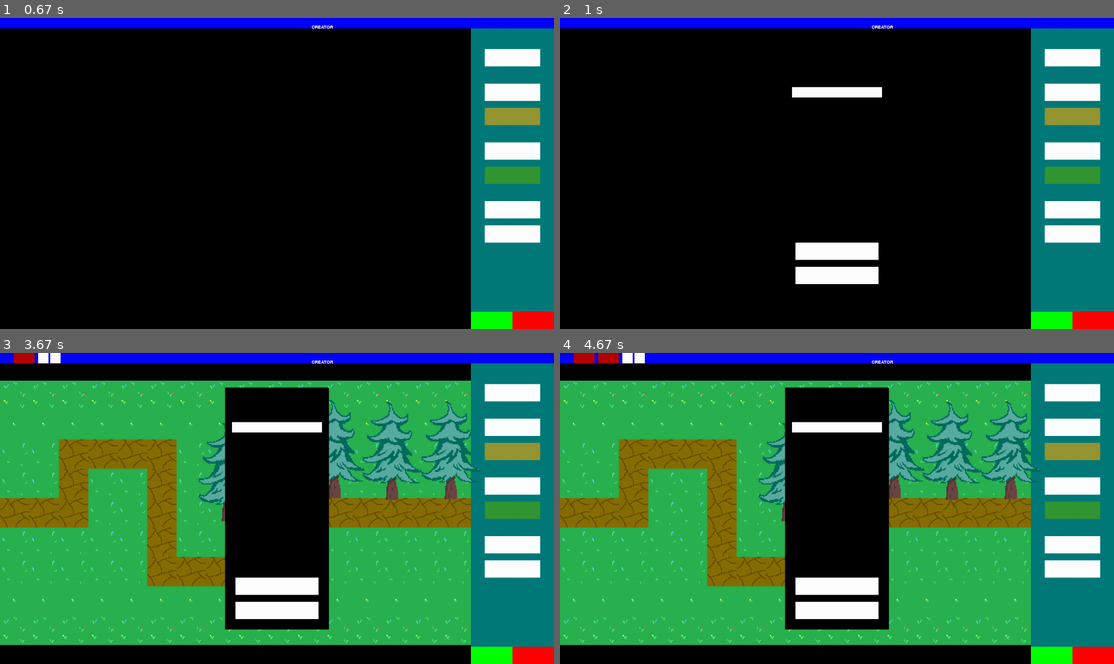
Above: before the commit, frames 1-4 (two rows, left to right).
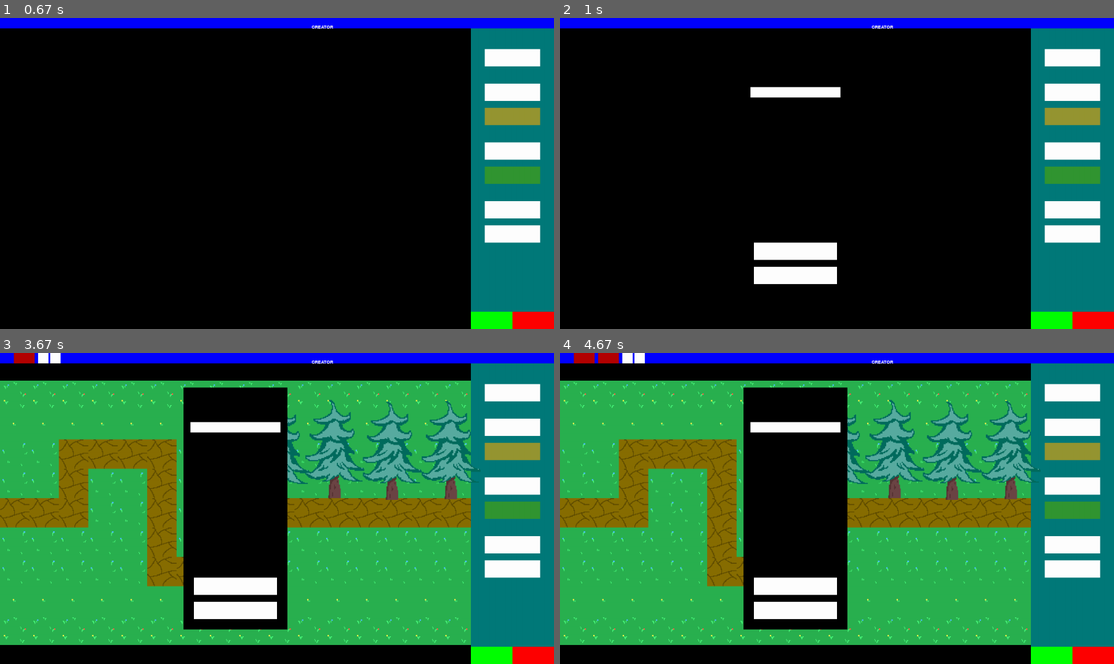
Above: after the commit, the same moments.

Repository: Markuss2b/td
Game: pygame game, started from main.py
Two runs of this game, one before a commit and one after it. Both use one fixed random seed, a clock stepped at 60 frames per second and the inputs below.
Inputs (mouse positions are in pixels of both pictures, inside the frame that each line leads up to):
- Up to frame 1 (0.67 s): click (33, 95) at 0.38 s
- Up to frame 2 (1 s): click (1069, 58) at 0.72 s
- Up to frame 3 (3.67 s): click (232, 611) at 1.05 s; click (481, 617) at 1.38 s; click (509, 393) at 1.72 s; click (232, 586) at 2.05 s; click (487, 626) at 2.38 s; click (509, 393) at 3.22 s; click (232, 427) at 3.55 s
- Up to frame 4 (4.67 s): click (953, 452) at 3.88 s; click (604, 359) at 4.22 s; click (1069, 393) at 4.55 s

Frame 1 is identical in both runs. In frame 2, 2.3% of the frame differs, in the area x 34-59%, y 22-86%; in frame 3, 12%, in the area x 33-60%, y 11-89%; in frame 4, 12%.

Commit message:
All tiny bug fixes, or other todos finished

Diff:
--- a/td_map_creator.py
+++ b/td_map_creator.py
@@ -1,13 +1,14 @@
 import pygame
 import os
+import sys
 from func import draw_text
 from model.map.map import Map, Location, Obstacle
 from model.map.tile_type_enum import get_tile_types
 
-# FIXME: Clicking on X returns to menu (Should quit the program)
-# FIXME: Do i want map_menu to be centered around the screen or the map
 # FIXME: Overlapping path
 # TODO: Obstacles
+# TODO: Naming new map should be visible
+# TODO: Buttons should have names
 # Tile size 16 x 9
 class MapCreator:
 
@@ -146,6 +147,7 @@
                 if event.type == pygame.QUIT:
                     self.running = False
                     self.screen.fill((0, 0, 0))
+                    sys.exit()
 
                 # Inputs
                 if event.type == pygame.KEYDOWN:
@@ -178,7 +180,6 @@
     def handle_buttons(self, select_map, save_button, exit_button, see_tiles, see_tower_avail, see_sequence, tile_map, open_tile_menu_button, open_obstacle_menu, see_obstacles):
 
         # Map menu pop up and its functionality
-        # FIXME: MAX 10 MAPS
         if self.load_map_menu == True:
             map_menu_left, map_menu_top, map_menu_width, map_menu_length = self.select_map_menu()
             self.create_new_map(map_menu_left, map_menu_top, map_menu_width, map_menu_length)
@@ -193,11 +194,11 @@
                 if self.click:
                     self.load_map_menu = True
 
-            if save_button.collidepoint(self.mx, self.my):
-                if self.click:
-
-                    # FIXME: If Map not selected will crash
-                    self.map_selected.save_map()
+            # Stops Save button from crashing before loading a map
+            if self.map_selected != None:
+                if save_button.collidepoint(self.mx, self.my):
+                    if self.click:
+                        self.map_selected.save_map()
 
             if exit_button.collidepoint(self.mx, self.my):
                 if self.click:
@@ -272,7 +273,7 @@
 
 
     def select_map_menu(self):
-        map_menu_left = 650
+        map_menu_left = 530
         map_menu_top = 100
         map_menu_width = 300
         map_menu_length = 700
@@ -313,22 +314,25 @@
         new_map_inputfield = pygame.Rect(map_menu_left + 30, map_menu_top + map_menu_length - 80, map_menu_width - 60, 50)
         pygame.draw.rect(self.screen, (255, 255, 255), new_map_inputfield)
 
-        # Activating input field
-        if new_map_inputfield.collidepoint(self.mx, self.my):
-            if self.click:
-                self.naming_new_map = True
-                self.new_map_name = ""
-        elif self.click:
-            self.naming_new_map = False
-
-        # Creating a new map
-        if add_new_map_rect.collidepoint(self.mx, self.my):
-            if self.click:
-                if self.new_map_name != "":
-                    self.map_selected = Map(self.new_map_name, 16, 9)
-                    self.map_selected.create_map_folder()
-                    self.map_selected.initialize_all_maps()
-                    self.map_selected.save_map()
+        # Max 10 custom maps
+        # TODO: Add option to remove maps
+        if len(self.all_maps) < 10:
+            # Activating input field
+            if new_map_inputfield.collidepoint(self.mx, self.my):
+                if self.click:
+                    self.naming_new_map = True
+                    self.new_map_name = ""
+            elif self.click:
+                self.naming_new_map = False
+
+            # Creating a new map
+            if add_new_map_rect.collidepoint(self.mx, self.my):
+                if self.click:
+                    if self.new_map_name != "":
+                        self.map_selected = Map(self.new_map_name, 16, 9)
+                        self.map_selected.create_map_folder()
+                        self.map_selected.initialize_all_maps()
+                        self.map_selected.save_map()
 
 
     def open_tile_menu(self):
@@ -472,7 +476,7 @@
             if self.click:
                 if self.selected_obstacle != "None":
                     # FIXME: Bit hard to control placement
-                    # FIXME: Taller than tile size
+                    # TODO: Size dynamic
                     self.map_selected.add_obstacle(self.selected_obstacle, self.mx, self.my, 170, 284)
 
 
